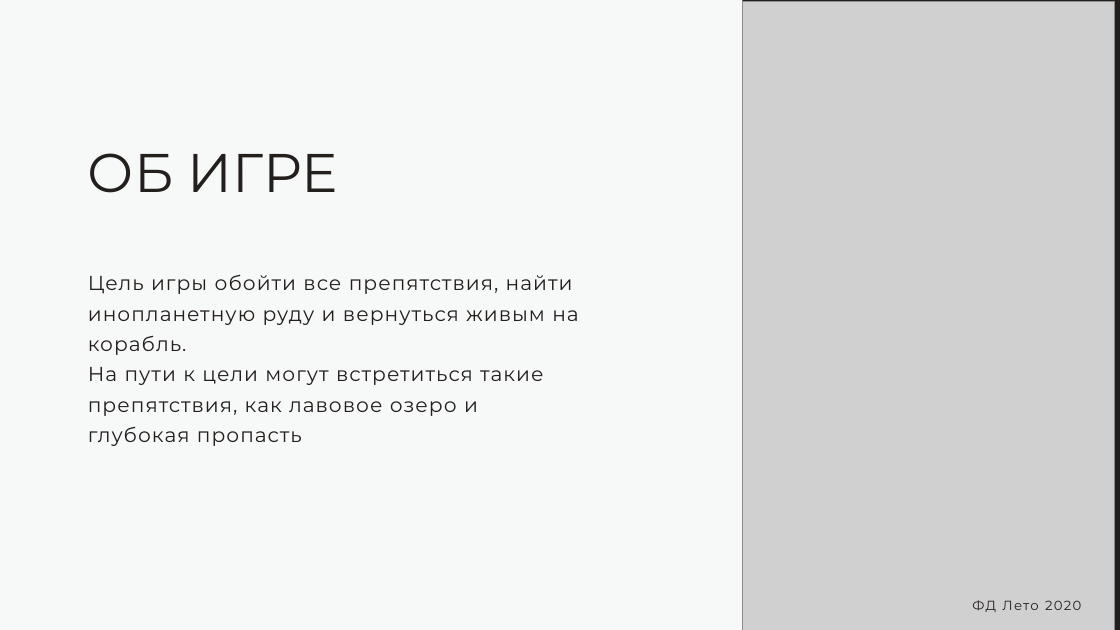
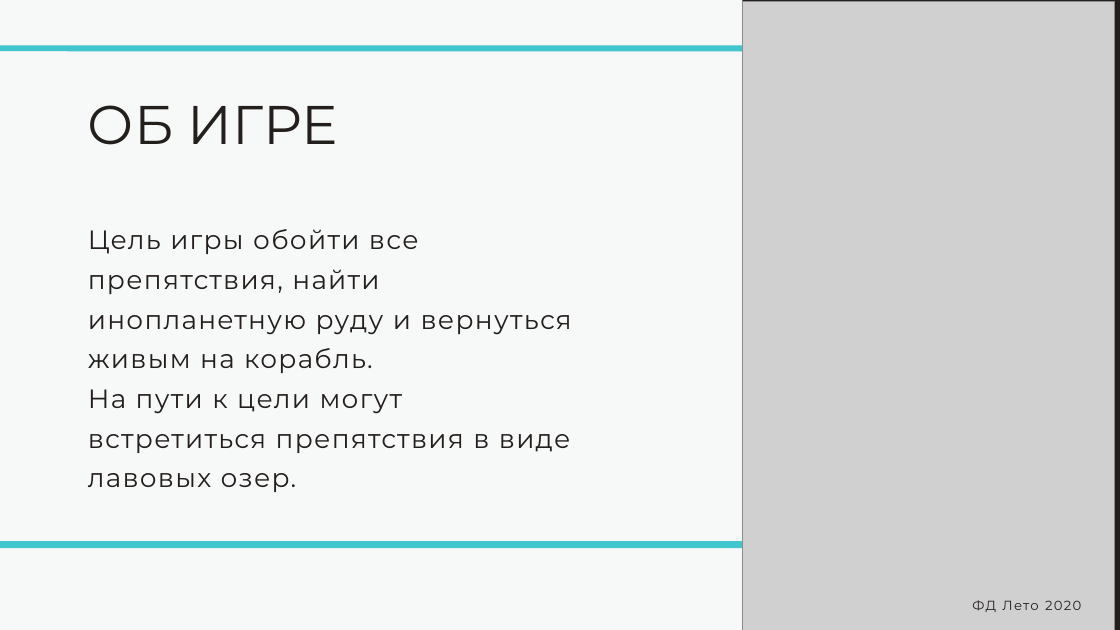
Before and after one commit to Nekro25/Alien-Miner, a slide deck: slide 2 of Инопланетный шахтер.pptx. Drawn at 1120x630 pixels with LibreOffice and Linux fonts; fonts in the diff are those of the drawing; grey boxes stand for pictures. Boxes give left, top, right and bottom in pixels: in the first picture for what was removed or moved away, otherwise in the second. Text is boxed around its words. In the diff, an @@ line names an element or a change of style, - is before the commit and + after.

```diff
--- a/Инопланетный шахтер.pptx
+++ b/Инопланетный шахтер.pptx
@@ line added from (0, 48) to (992, 48), #40C6CC 7.5 pt @@
@@ text "ОБ ИГРЕ" moved from (x1=88, y1=153, x2=338, y2=193) to (x1=88, y1=105, x2=338, y2=145) @@
@@ text at (x1=88, y1=229, x2=572, y2=373): size 26 to 34 pt, letter spacing 1.3 to 1.7 pt in "Цель игры обойти все препятствия, найти инопланетную ..."; line spacing 39pt to 51pt @@
@@ text "Цель игры обойти все препятствия, ..." moved from (x1=88, y1=274, x2=578, y2=446) to (x1=88, y1=229, x2=572, y2=492) @@
@@ text at (x1=88, y1=389, x2=571, y2=492): text changed; size 26 to 34 pt @@
-На пути к цели могут встретиться такие препятствия, как лавовое озеро и глубокая пропасть
+На пути к цели могут встретиться препятствия в виде лавовых озер.
@@ line added from (0, 544) to (989, 544), #40C6CC 9 pt @@
```
Also in this commit, not shown: 3 other slides changed, 4 slides added, 4 slides removed, 4 other files.
